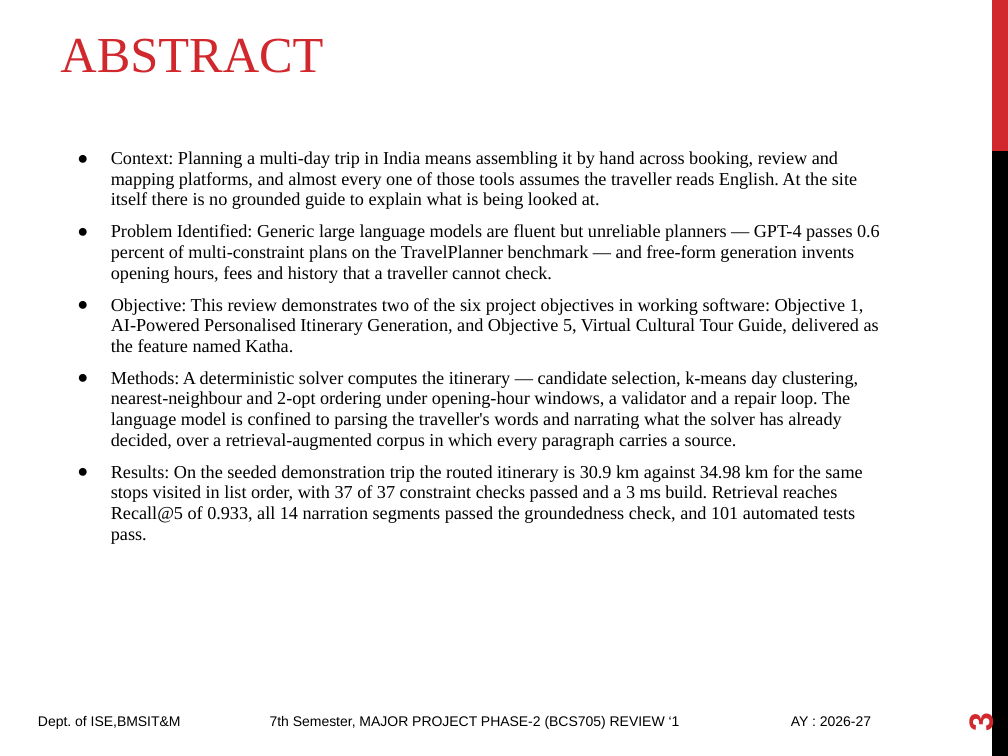
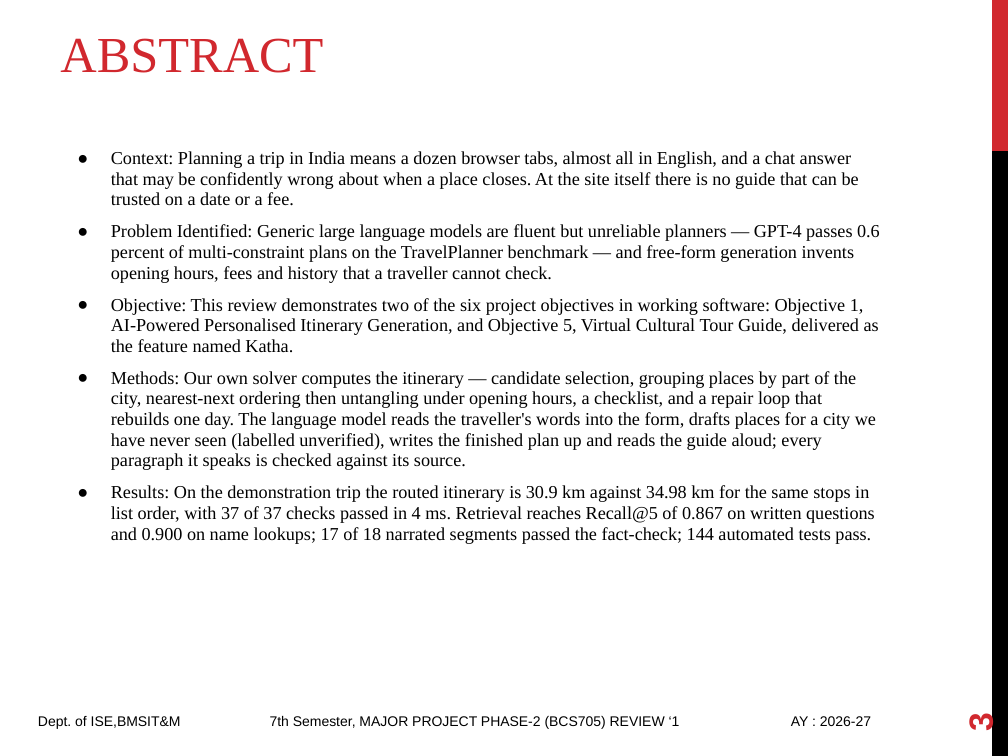
Before and after one commit to Pushkar69RS/NovaTripAI, a slide deck: slide 3 of docs/review1/Travel_Yantra_Phase2_Review1.pptx. Drawn at 1008x756 pixels with LibreOffice and Linux fonts; fonts in the diff are those of the drawing. Boxes give left, top, right and bottom in pixels: in the first picture for what was removed or moved away, otherwise in the second. Text is boxed around its words. In the diff, an @@ line names an element or a change of style, - is before the commit and + after.

```diff
--- a/docs/review1/Travel_Yantra_Phase2_Review1.pptx
+++ b/docs/review1/Travel_Yantra_Phase2_Review1.pptx
@@ text at [111, 151, 859, 206]: text changed @@
-● Context: Planning a multi-day trip in India means assembling it by hand across booking, review and mapping platforms, and almost every one of those tools assumes the traveller reads English. At the site itself there is no grounded guide to explain what is being looked at.
+● Context: Planning a trip in India means a dozen browser tabs, almost all in English, and a chat answer that may be confidently wrong about when a place closes. At the site itself there is no guide that can be trusted on a date or a fee.
@@ text at [111, 371, 876, 544]: text changed @@
-● Methods: A deterministic solver computes the itinerary — candidate selection, k-means day clustering, nearest-neighbour and 2-opt ordering under opening-hour windows, a validator and a repair loop. The language model is confined to parsing the traveller's words and narrating what the solver has already decided, over a retrieval-augmented corpus in which every paragraph carries a source.
-● Results: On the seeded demonstration trip the routed itinerary is 30.9 km against 34.98 km for the same stops visited in list order, with 37 of 37 constraint checks passed and a 3 ms build. Retrieval reaches Recall@5 of 0.933, all 14 narration segments passed the groundedness check, and 101 automated tests pass.
+● Methods: Our own solver computes the itinerary — candidate selection, grouping places by part of the city, nearest-next ordering then untangling under opening hours, a checklist, and a repair loop that rebuilds one day. The language model reads the traveller's words into the form, drafts places for a city we have never seen (labelled unverified), writes the finished plan up and reads the guide aloud; every paragraph it speaks is checked against its source.
+● Results: On the demonstration trip the routed itinerary is 30.9 km against 34.98 km for the same stops in list order, with 37 of 37 checks passed in 4 ms. Retrieval reaches Recall@5 of 0.867 on written questions and 0.900 on name lookups; 17 of 18 narrated segments passed the fact-check; 144 automated tests pass.
```
Also in this commit, not shown: 10 other slides changed, 1 slide added, 9 other files.
